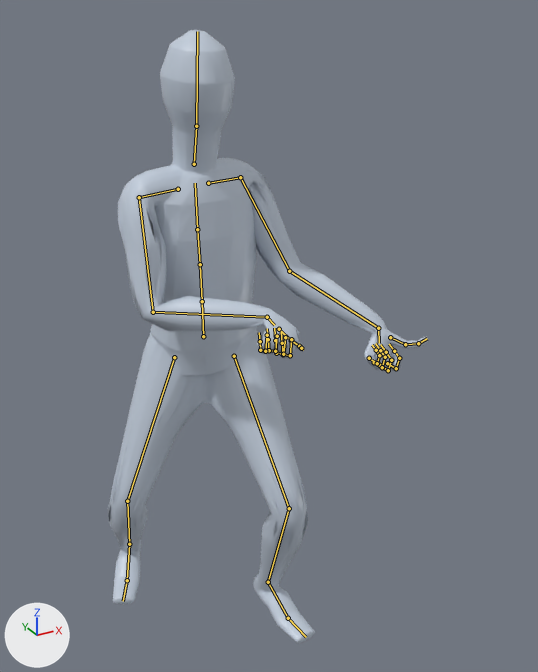
One commit to the glTF model app/assets/anims/Base/two_hand_attack_1.glb: the scene before it, then after it.
Both versions are drawn from a 50 mm camera at (-0.735, -1.777, 1.728) aimed at (0.177, -0.118, 0.899). Lighting does not change. The marker at lower left points along +X, +Y and +Z. The older version comes first. Both versions are drawn at frame 16 of the action 'Animation'; the numbers are the values there. The bones that change, and the others that lie on the model, are drawn over the model as lines.

Objects in the first picture: 'Body_human_male'.
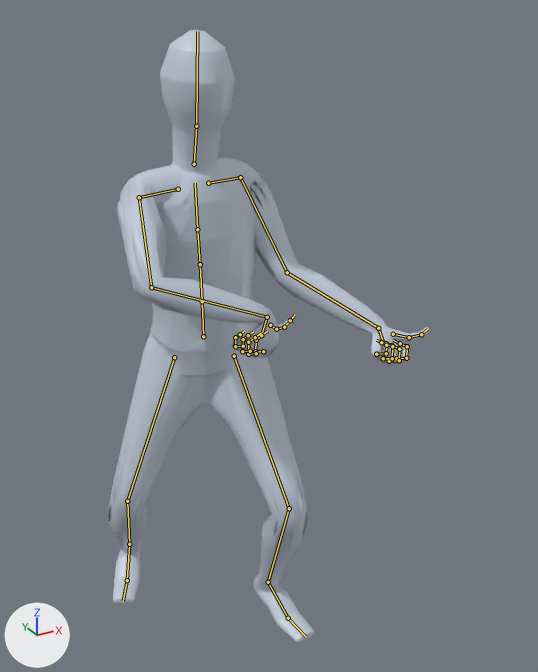
What differs and where, as boxes [x1, y1, x2, y2] in the pictures (538 x 672 px):
'Body_human_male', posed
    before: [108, 30, 428, 643]
    after: [108, 30, 430, 643]
bone 'mixamorig:LeftArm', root to tip
    before: (240, 177) to (289, 271)
    after: (240, 177) to (287, 272)
bone 'mixamorig:LeftHand', root to tip
    before: (378, 328) to (379, 343)
    after: (378, 328) to (383, 341)
bone 'mixamorig:RightArm', root to tip
    before: (139, 197) to (153, 312)
    after: (139, 197) to (151, 287)
bone 'mixamorig:RightHand', root to tip
    before: (267, 317) to (274, 325)
    after: (267, 317) to (262, 332)

The change in detail:
Bone 'mixamorig:LeftArm' (bone_mixamorig_leftarm) turns from (-98, -38, 30) to (-110, -35, 44) degrees about its own x, y and z.
Bone 'mixamorig:LeftHand' (bone_mixamorig_lefthand) turns from (-45, -52, 90) to (-51, -48, 77) degrees about its own x, y and z.
Bone 'mixamorig:RightArm' (bone_mixamorig_rightarm) turns from (-64, 15, 44) to (-25, -15, 73) degrees about its own x, y and z.
Bone 'mixamorig:RightHand' (bone_mixamorig_righthand) turns from (69, -43, -97) to (-59, -3, -78) degrees about its own x, y and z.
